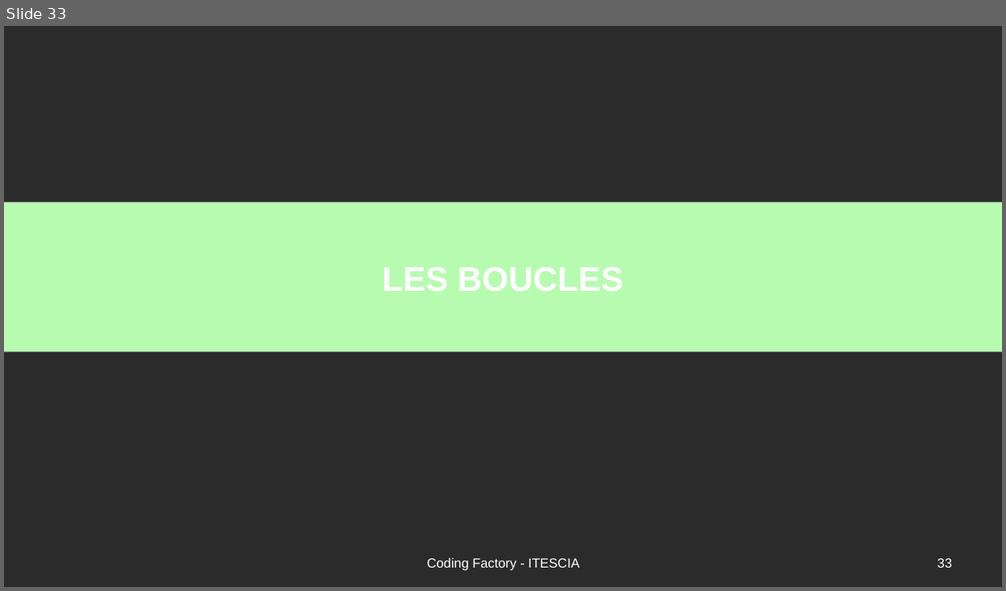
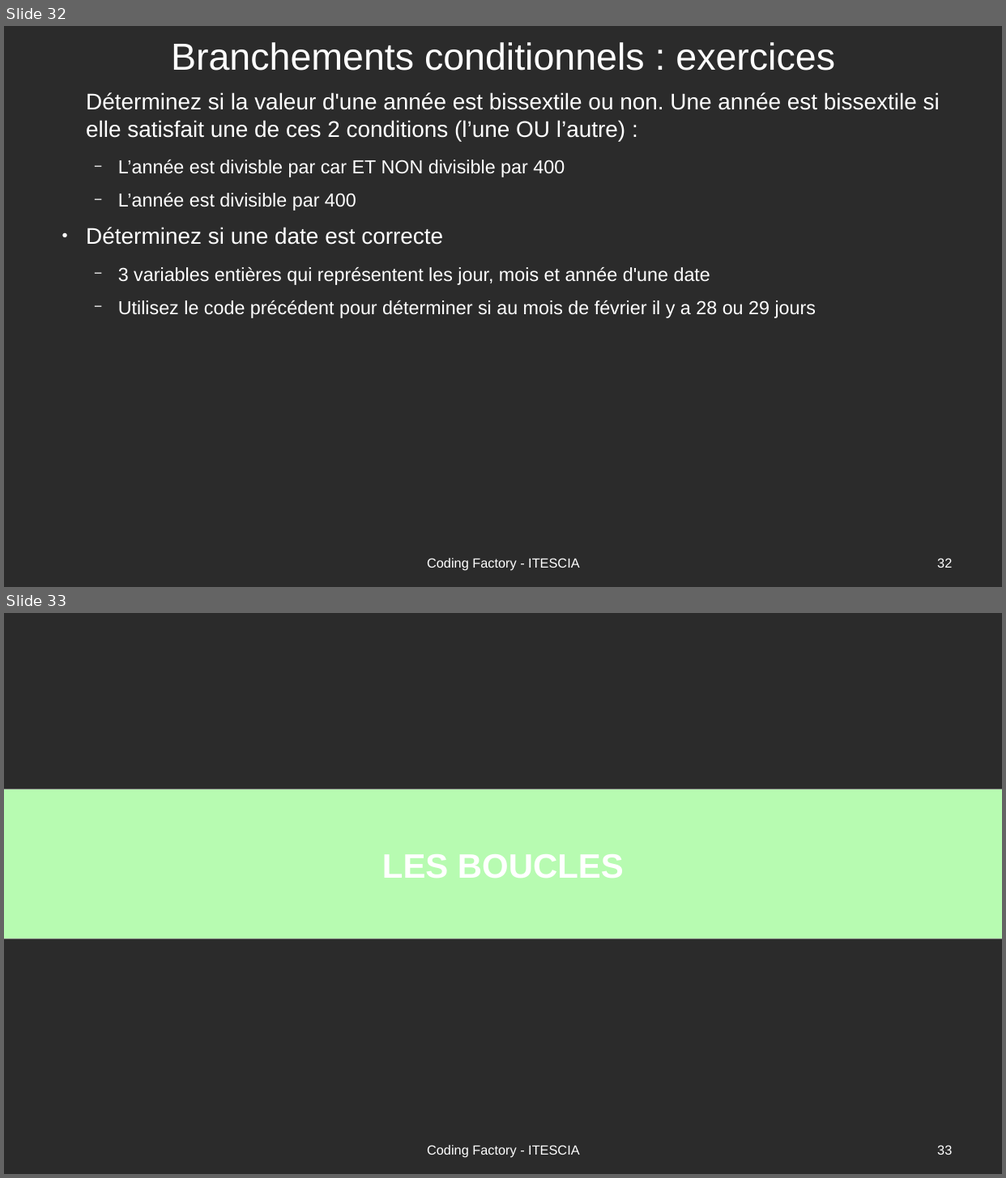
Before and after one commit to Romuald78/codingdojo_studentplugin, a slide deck: resources/doc/piscine_codingfactory-cours.odp. Shown one above the other, each under a label of ours: slide 33 before the commit, slides 32 and 33 after it. The pictures are 1006x591 and 1006x1178 pixels, drawn with LibreOffice and Linux fonts; fonts in the diff are those of the drawing; background and template pictures are left out; a plain dark background stands for a picture behind light text. Boxes give left, top, right and bottom in pixels: in the first picture for what was removed or moved away, otherwise in the second. Text is boxed around its words. In the diff, an @@ line names an element or a change of style, - is before the commit and + after.

Commit message:
Update cours exercices

```diff
--- a/resources/doc/piscine_codingfactory-cours.odp
+++ b/resources/doc/piscine_codingfactory-cours.odp
@@ slide 32 added at (4,26,1002,587), background picture (left out) @@
@@ title added at (171,42,835,71), 40 pt, text #FFFFFF @@
+Branchements conditionnels : exercices
@@ text added at (86,92,940,318), 20 pt, text #FFFFFF @@
+Déterminez si la valeur d'une année est bissextile ou non. Une année est bissextile si elle satisfait une de ces 2 conditions (l’une OU l’autre) :
+  − L’année est divisble par car ET NON divisible par 400
+  − L’année est divisible par 400
+● Déterminez si une date est correcte
+  − 3 variables entières qui représentent les jour, mois et année d'une date
+  − Utilisez le code précédent pour déterminer si au mois de février il y a 28 ou 29 jours
@@ text added at (427,558,579,571), 14 pt, text #FFFFFF @@
+Coding Factory - ITESCIA
@@ page number added at (937,558,952,568), 14 pt, text #FFFFFF @@
+32
```
Also in this commit, not shown: 7 slides changed, 3 other slides added, 1 slide removed, 3 other files.
